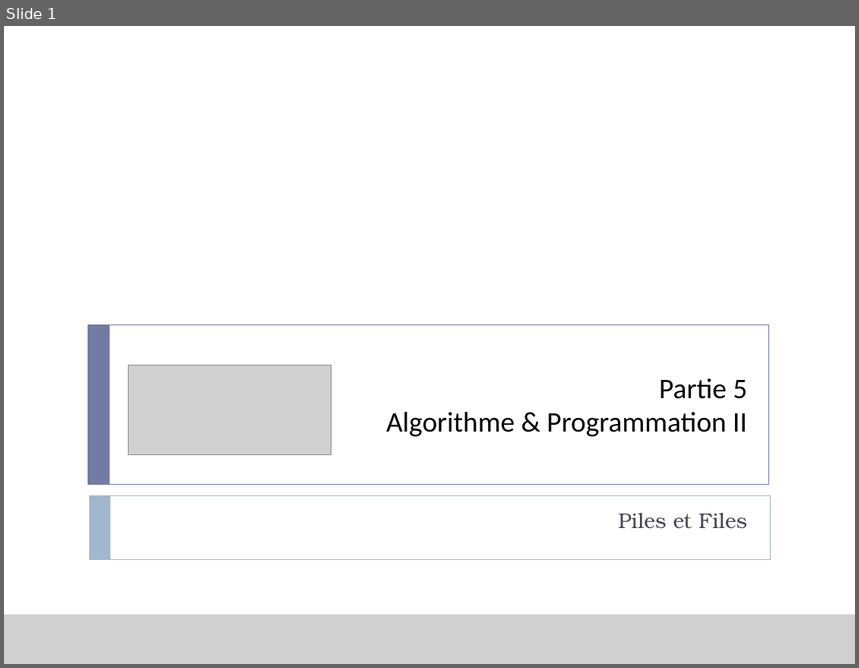
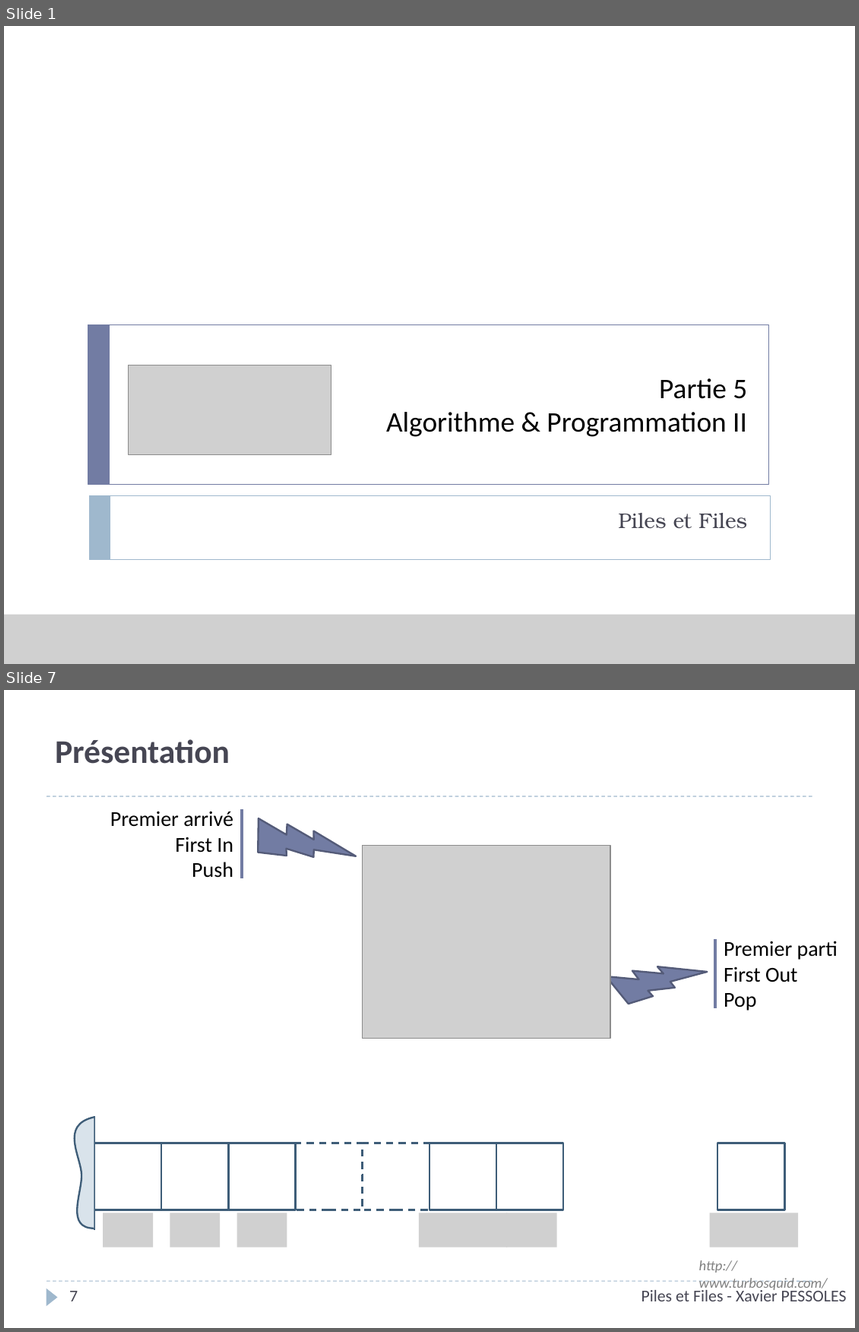
Before and after one commit to xpessoles/Informatique, a slide deck: P_05_AlgorithmiqueProgrammation/02_Piles/P_05_02_Piles_Cours_PPT.pptx. Shown one above the other, each under a label of ours: slide 1 before the commit, slides 1 and 7 after it; the slides between them are not shown. The pictures are 859x668 and 859x1332 pixels, drawn with LibreOffice and Linux fonts; fonts in the diff are those of the drawing; grey boxes stand for pictures; background and template pictures are left out. Boxes give left, top, right and bottom in pixels: in the first picture for what was removed or moved away, otherwise in the second. Text is boxed around its words. In the diff, an @@ line names an element or a change of style, - is before the commit and + after.

```diff
--- a/P_05_AlgorithmiqueProgrammation/02_Piles/P_05_02_Piles_Cours_PPT.pptx
+++ b/P_05_AlgorithmiqueProgrammation/02_Piles/P_05_02_Piles_Cours_PPT.pptx
@@ slide 7 added at <box>4,690,855,1328</box>, background #FFFFFF @@
@@ title added at <box>55,739,230,764</box>, 28 pt, text #464653, bold @@
+Présentation
@@ line added from (47, 796) to (813, 796), #9FB8CD 0.75 pt dashed @@
@@ lightning bolt added at <box>245,787,357,895</box>, fill #727CA3, outline #545C79 1.5 pt @@
@@ text added at <box>110,811,234,878</box>, 18 pt, text #000000 @@
+Premier arrivé
+First In
+Push
@@ line added from (243, 809) to (243, 879), #727CA3 3 pt @@
@@ picture added at <box>363,846,610,1039</box> @@
@@ lightning bolt added at <box>601,929,708,1030</box>, fill #727CA3, outline #545C79 1.5 pt @@
@@ line added from (715, 939) to (715, 1008), #727CA3 3 pt @@
@@ text added at <box>724,941,838,1011</box>, 18 pt, text #000000 @@
+Premier parti
+First Out
+Pop
@@ freeform shape added at <box>75,1117,94,1229</box>, fill #D9E3EB, outline #3E5D78 1.5 pt @@
@@ line added from (94, 1116) to (94, 1230), #3E5D78 1.5 pt @@
@@ rectangle added at <box>94,1143,161,1210</box>, outline #3E5D78 1.5 pt @@
@@ rectangle added at <box>161,1143,229,1210</box>, outline #3E5D78 1.5 pt @@
@@ rectangle added at <box>229,1143,296,1210</box>, outline #3E5D78 1.5 pt @@
@@ rectangle added at <box>295,1143,363,1210</box>, outline #3E5D78 1.5 pt dashed @@
@@ rectangle added at <box>363,1143,430,1210</box>, outline #3E5D78 1.5 pt dashed @@
@@ rectangle added at <box>430,1143,496,1210</box>, outline #3E5D78 1.5 pt @@
@@ rectangle added at <box>496,1143,564,1210</box>, outline #3E5D78 1.5 pt @@
@@ rectangle added at <box>718,1143,785,1210</box>, outline #3E5D78 1.5 pt @@
@@ picture added at <box>103,1214,153,1248</box> @@
@@ picture added at <box>170,1214,220,1248</box> @@
@@ picture added at <box>237,1214,287,1248</box> @@
@@ picture added at <box>418,1214,507,1248</box> @@
@@ picture added at <box>506,1214,557,1248</box> @@
@@ picture added at <box>709,1214,798,1248</box> @@
@@ line added from (47, 1281) to (813, 1281), #9FB8CD 0.75 pt dashed @@
@@ text added at <box>699,1261,828,1293</box>, 12 pt, text #808080, italic @@
+http://www.turbosquid.com/
@@ triangle added at <box>47,1288,58,1306</box>, fill #9FB8CD @@
@@ page number added at <box>69,1291,78,1302</box>, 14 pt, text #464653 @@
+7
@@ text added at <box>642,1288,847,1302</box>, 14 pt, text #464653 @@
+Piles et Files - Xavier PESSOLES
```
Also in this commit, not shown: 5 slides changed, 1 other slide added, 2 other files.
